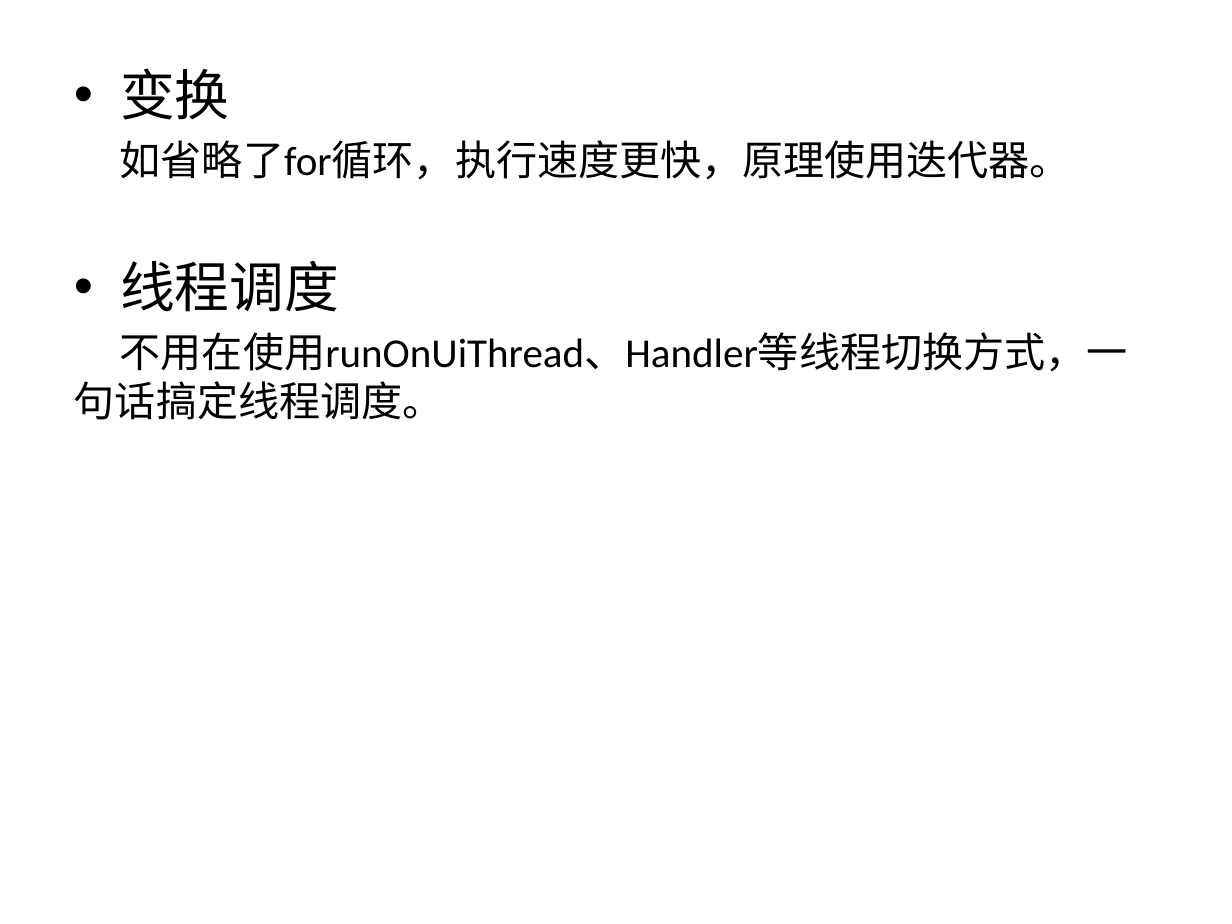
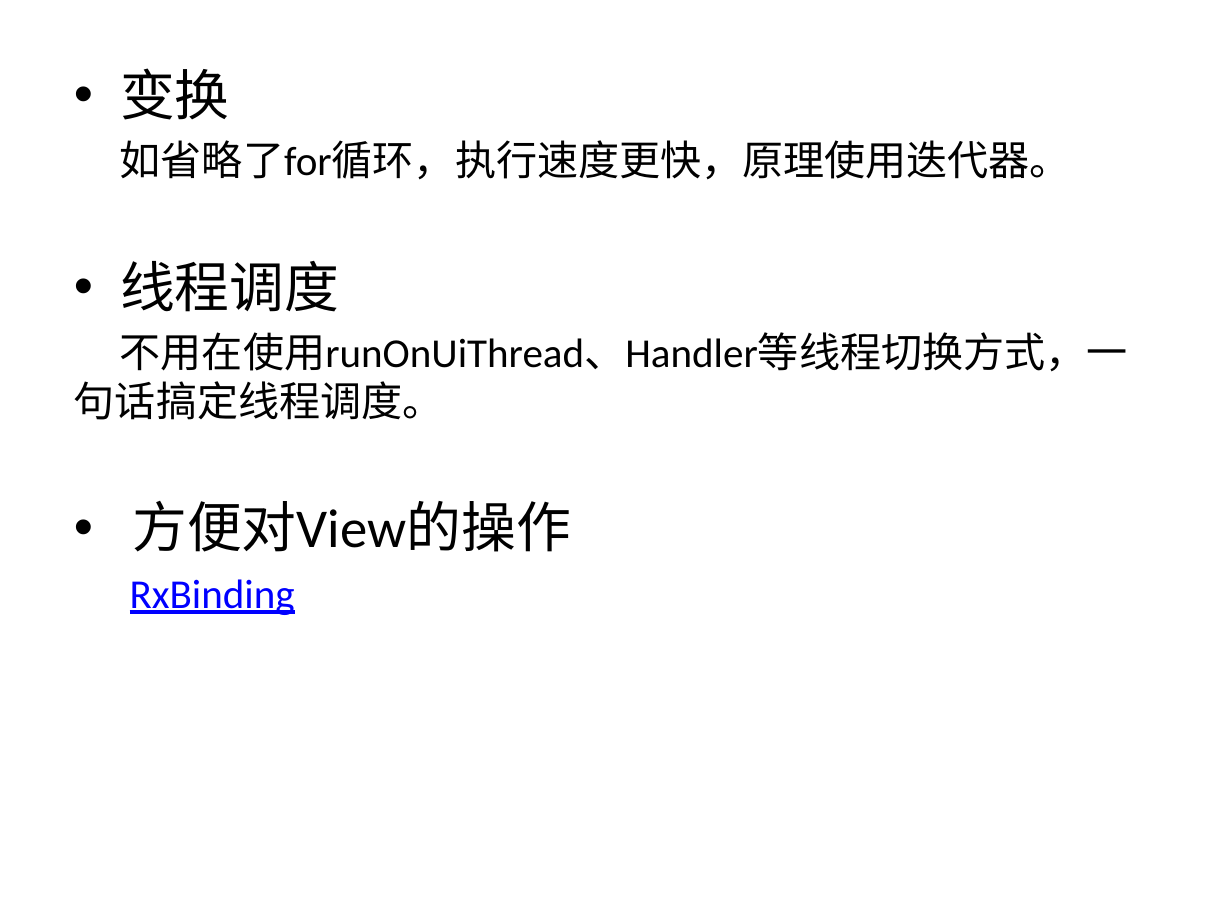
Before and after one commit to YongHuiLuo/TinyEasyView, a slide deck: slide 4 of RxJava 简介.pptx. Drawn at 1232x924 pixels with LibreOffice and Linux fonts; fonts in the diff are those of the drawing. Boxes give left, top, right and bottom in pixels: in the first picture for what was removed or moved away, otherwise in the second. Text is boxed around its words. In the diff, an @@ line names an element or a change of style, - is before the commit and + after.

```diff
--- a/RxJava 简介.pptx
+++ b/RxJava 简介.pptx
@@ text at (130,501,571,615): paragraphs added @@
+• 方便对View的操作
+RxBinding
```
Also in this commit, not shown: 9 other slides changed, 4 slides added, 1 slide removed, 4 other files.
